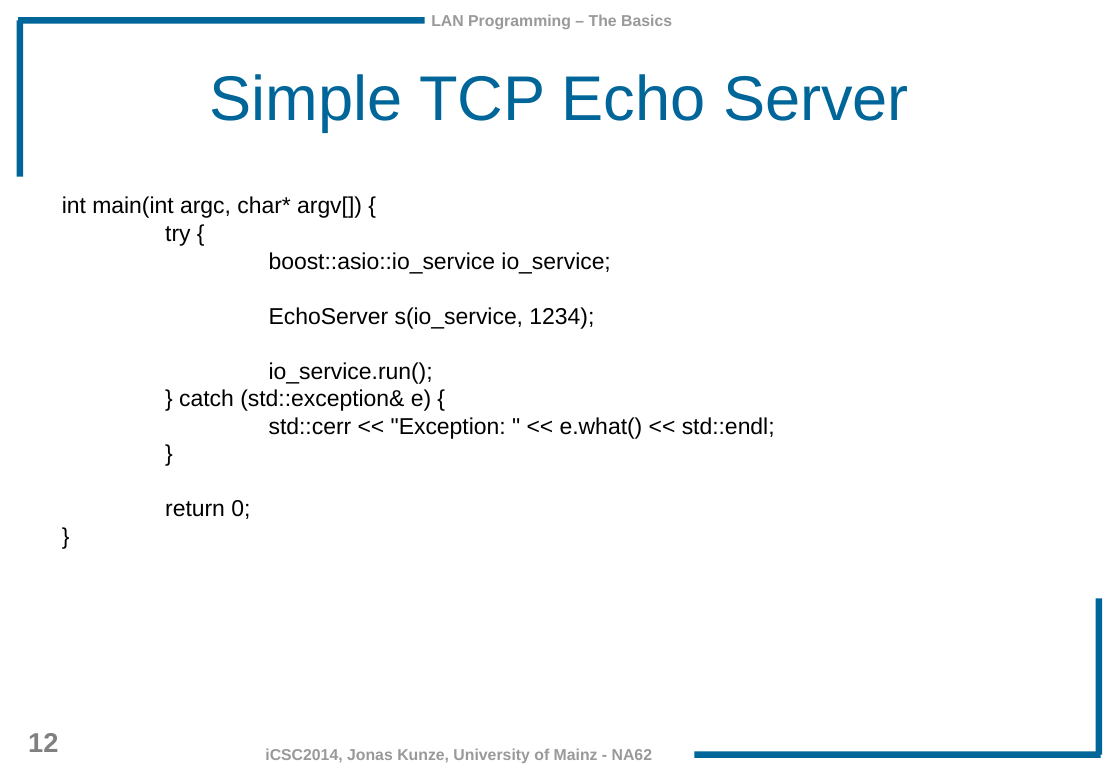
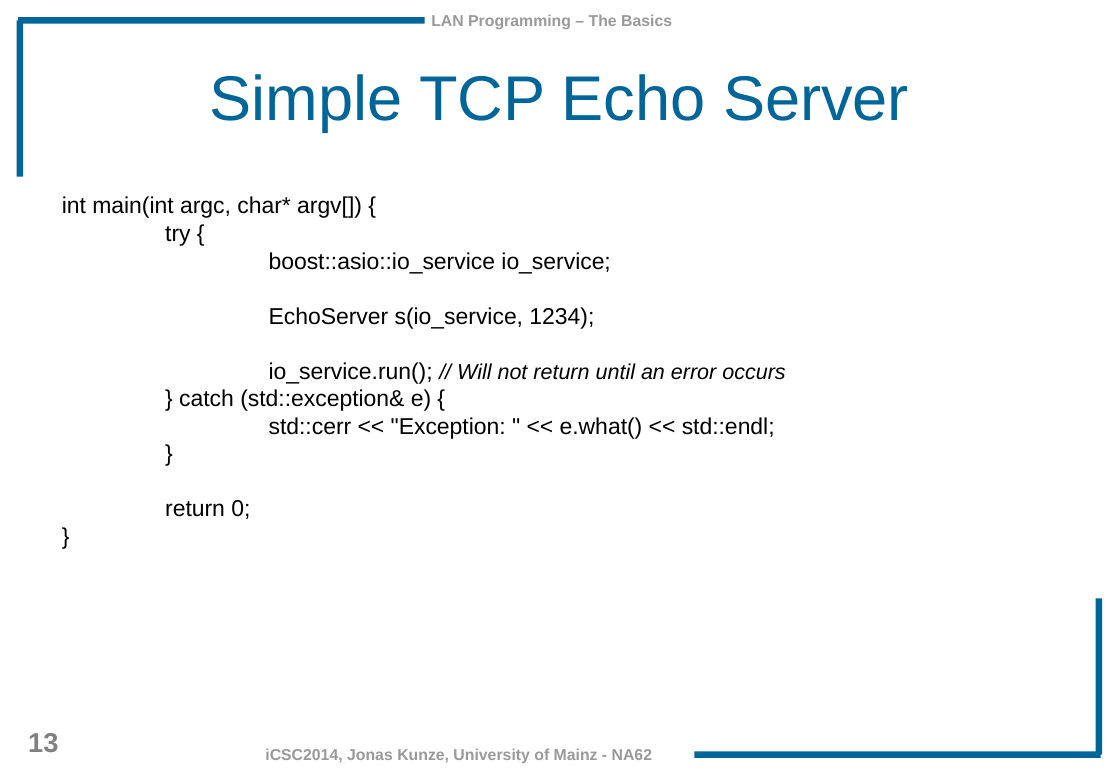
Before and after one commit to JonasKunze/icsc2014, a slide deck: slide 13 of iCSC-2014-Network-Libraries.odp (slide 12 before the commit). Drawn at 1120x775 pixels with LibreOffice and Linux fonts; fonts in the diff are those of the drawing; background and template pictures are left out. Boxes give left, top, right and bottom in pixels: in the first picture for what was removed or moved away, otherwise in the second. Text is boxed around its words. In the diff, an @@ line names an element or a change of style, - is before the commit and + after.

```diff
--- a/iCSC-2014-Network-Libraries.odp
+++ b/iCSC-2014-Network-Libraries.odp
@@ text at (269, 362, 785, 384): text changed; size 16 to 15 pt; italic on @@
-io_service.run();
+io_service.run(); // Will not return until an error occurs
@@ page number at (28, 733, 58, 752): text changed @@
-12
+13
```
Also in this commit, not shown: 26 other slides changed, 1 slide added.
